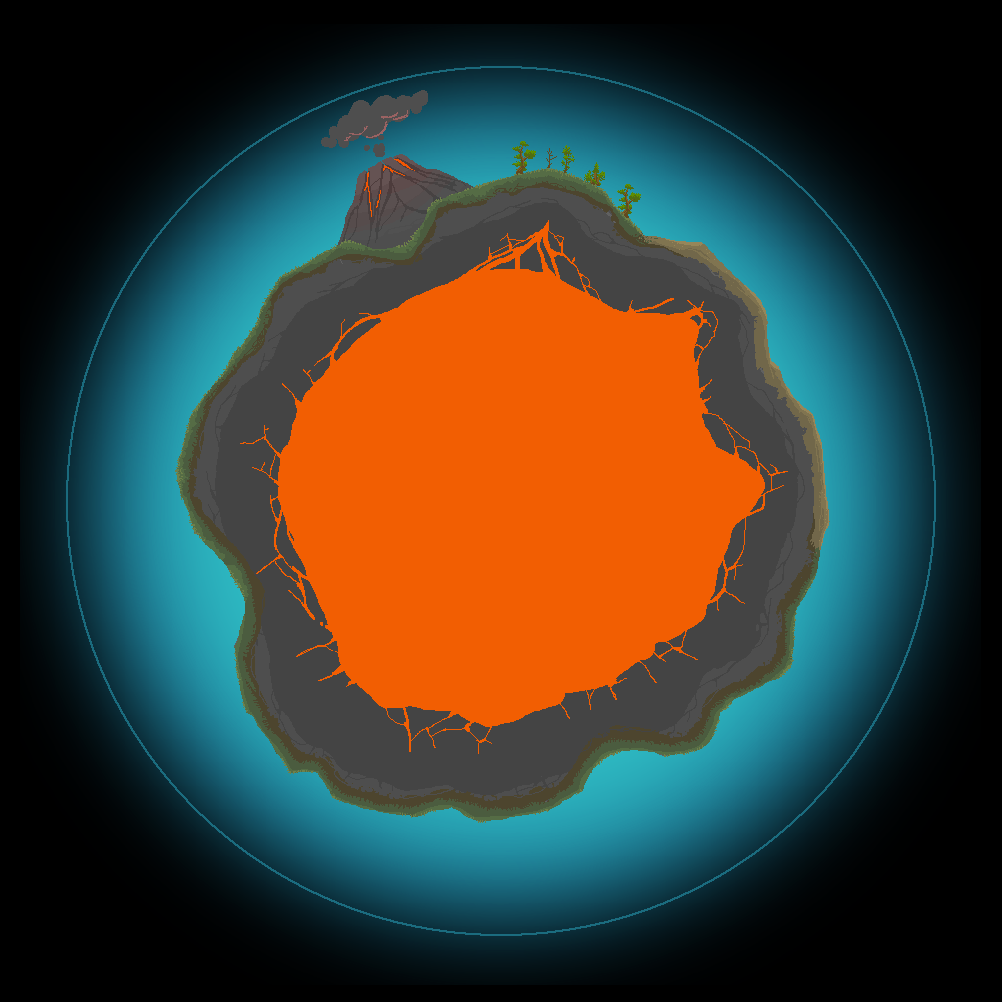
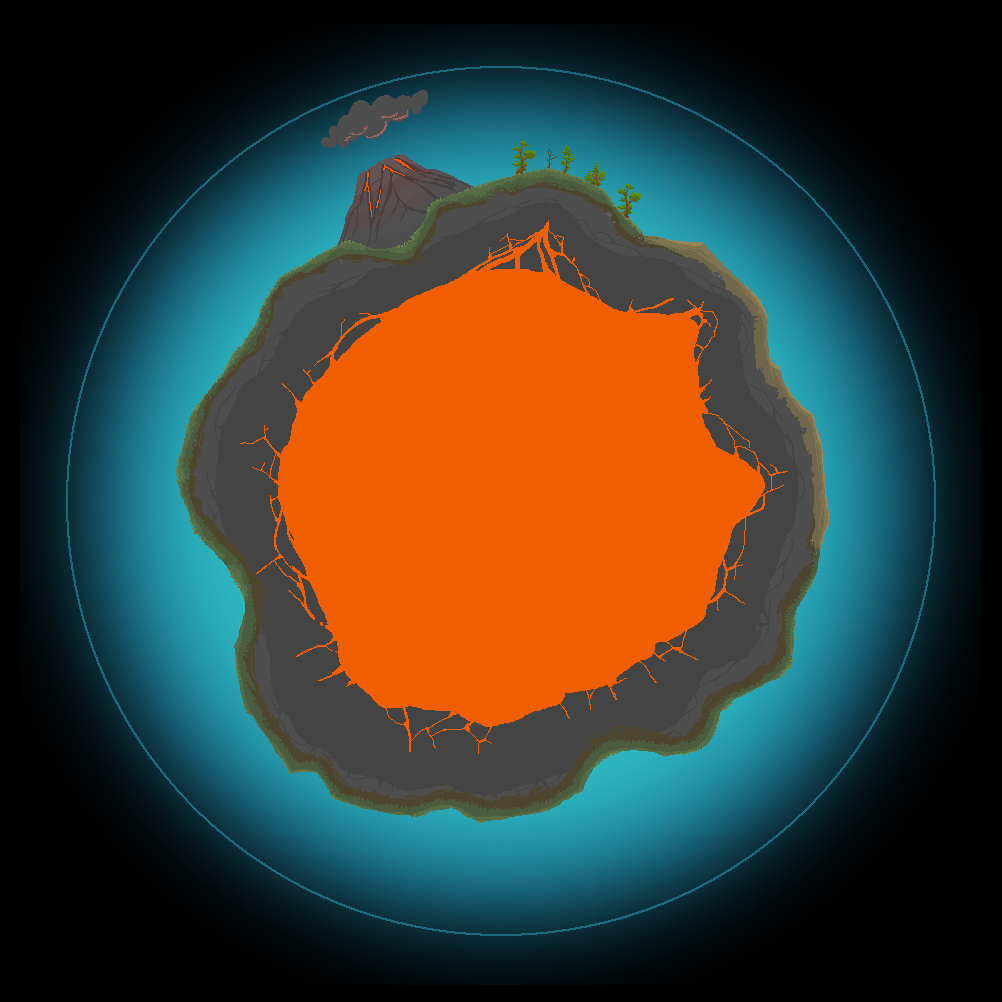
Before/after of a (1002, 1002) layered artwork. What changed in the layer stack:
moved "Layer 24" into group "Back in time button" over 364, 135, 385, 157
